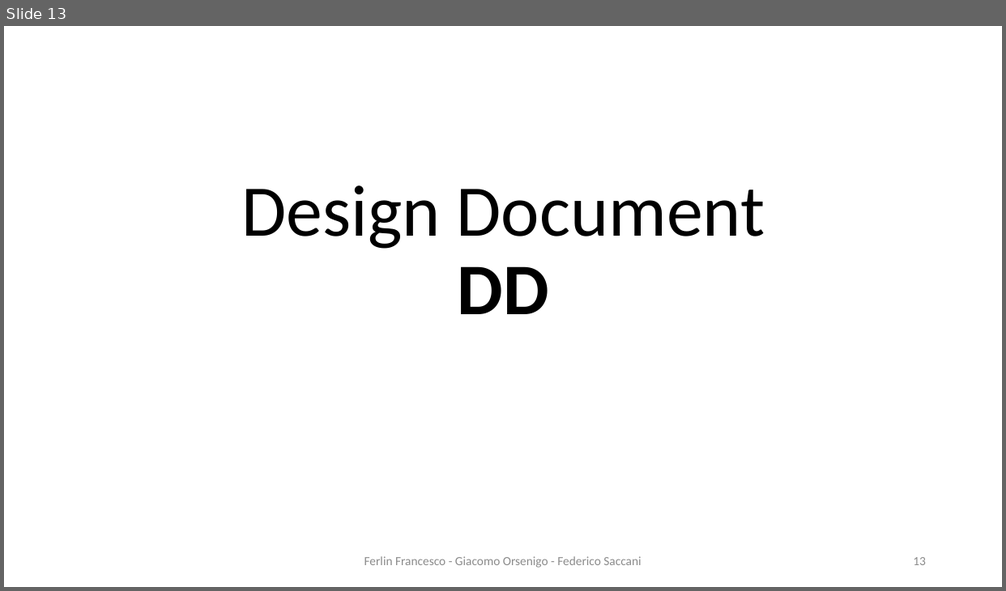
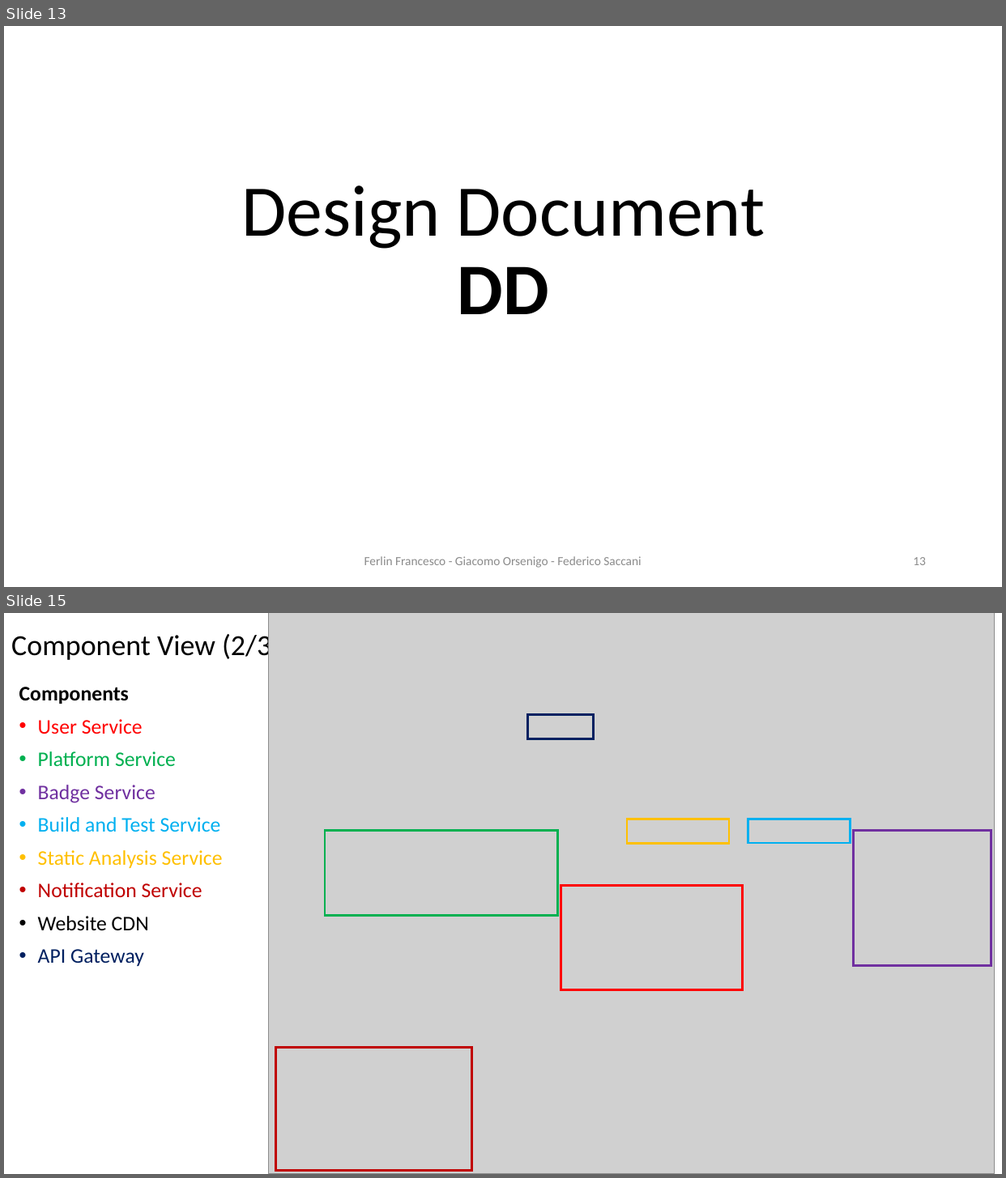
Before and after one commit to Furrrlo/CodeKataBattle, a slide deck: presentation/Presentation - Ferlin Orsenigo Saccani.pptx. Shown one above the other, each under a label of ours: slide 13 before the commit, slides 13 and 15 after it; the slides between them are not shown. The pictures are 1006x591 and 1006x1178 pixels, drawn with LibreOffice and Linux fonts; fonts in the diff are those of the drawing; grey boxes stand for pictures; background and template pictures are left out. Boxes give left, top, right and bottom in pixels: in the first picture for what was removed or moved away, otherwise in the second. Text is boxed around its words. In the diff, an @@ line names an element or a change of style, - is before the commit and + after.

```diff
--- a/presentation/Presentation - Ferlin Orsenigo Saccani.pptx
+++ b/presentation/Presentation - Ferlin Orsenigo Saccani.pptx
@@ slide 15 added at (x1=4, y1=613, x2=1002, y2=1174), background #FFFFFF @@
@@ title added at (x1=11, y1=631, x2=280, y2=662), 28 pt, text #000000 @@
+Component View (2/3)
@@ picture added at (x1=268, y1=613, x2=995, y2=1174) @@
@@ text added at (x1=19, y1=687, x2=223, y2=966), 20 pt, text #FFC000 @@
+Components
+• User Service
+• Platform Service
+• Badge Service
+• Build and Test Service
+• Static Analysis Service
+• Notification Service
+• Website CDN
+• API Gateway
@@ rectangle added at (x1=528, y1=715, x2=593, y2=739), outline #002060 2.25 pt @@
@@ rectangle added at (x1=325, y1=830, x2=558, y2=916), outline #00B050 2.25 pt @@
@@ rectangle added at (x1=627, y1=820, x2=729, y2=844), outline #FFC000 2.25 pt @@
@@ rectangle added at (x1=748, y1=819, x2=850, y2=843), outline #00B0F0 2.25 pt @@
@@ rectangle added at (x1=854, y1=830, x2=991, y2=965), outline #7030A0 2.25 pt @@
@@ rectangle added at (x1=561, y1=886, x2=742, y2=990), outline #FF0000 2.25 pt @@
@@ rectangle added at (x1=275, y1=1047, x2=472, y2=1171), outline #C00000 2.25 pt @@
```
Also in this commit, not shown: 11 other slides added, 30 other files.
